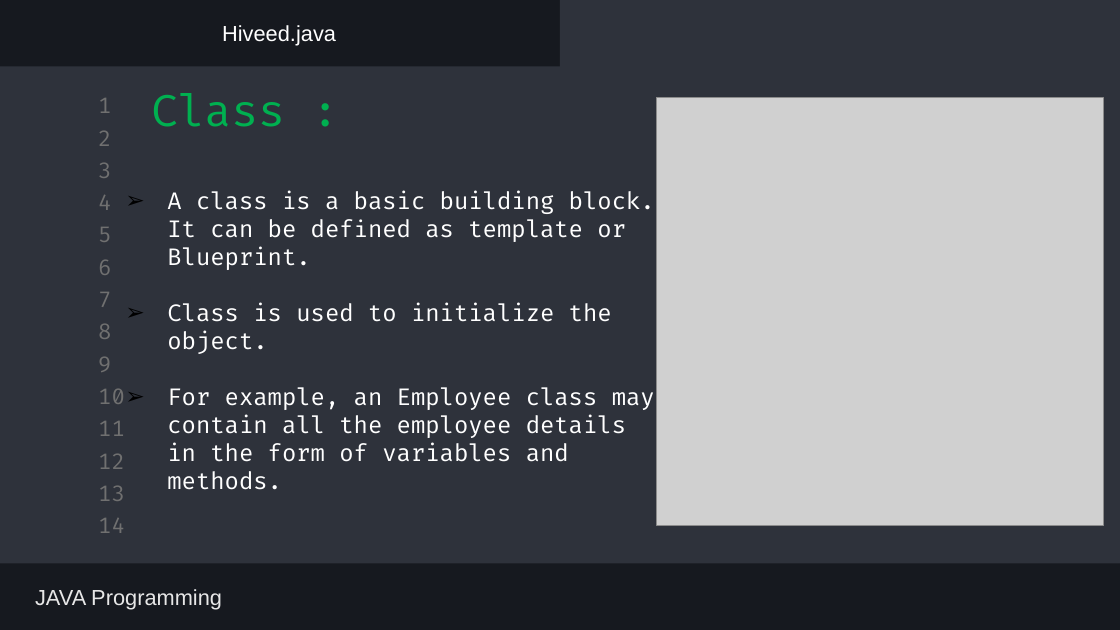
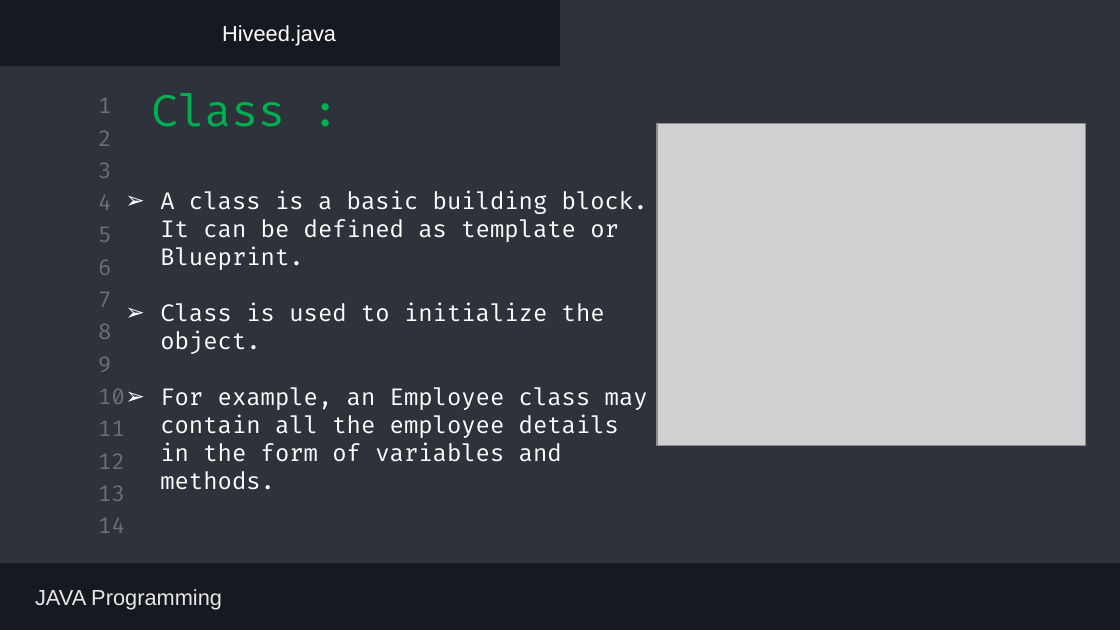
Before and after one commit to The-HiveEd/Notes, a slide deck: slide 4 of JAVA PPT/Day3.pptx. Drawn at 1120x630 pixels with LibreOffice and Linux fonts; fonts in the diff are those of the drawing; grey boxes stand for pictures. Boxes give left, top, right and bottom in pixels: in the first picture for what was removed or moved away, otherwise in the second. Text is boxed around its words. In the diff, an @@ line names an element or a change of style, - is before the commit and + after.

```diff
--- a/JAVA PPT/Day3.pptx
+++ b/JAVA PPT/Day3.pptx
@@ picture: place and size @@
-picture at box(656, 97, 1103, 525)
+picture at box(657, 123, 1086, 445)
@@ text "A class is a basic ..." at box(160, 190, 648, 462): indent changed; bullet colour #000000 to #FFFFFF @@
```
Also in this commit, not shown: 7 other slides changed, 15 other files.
